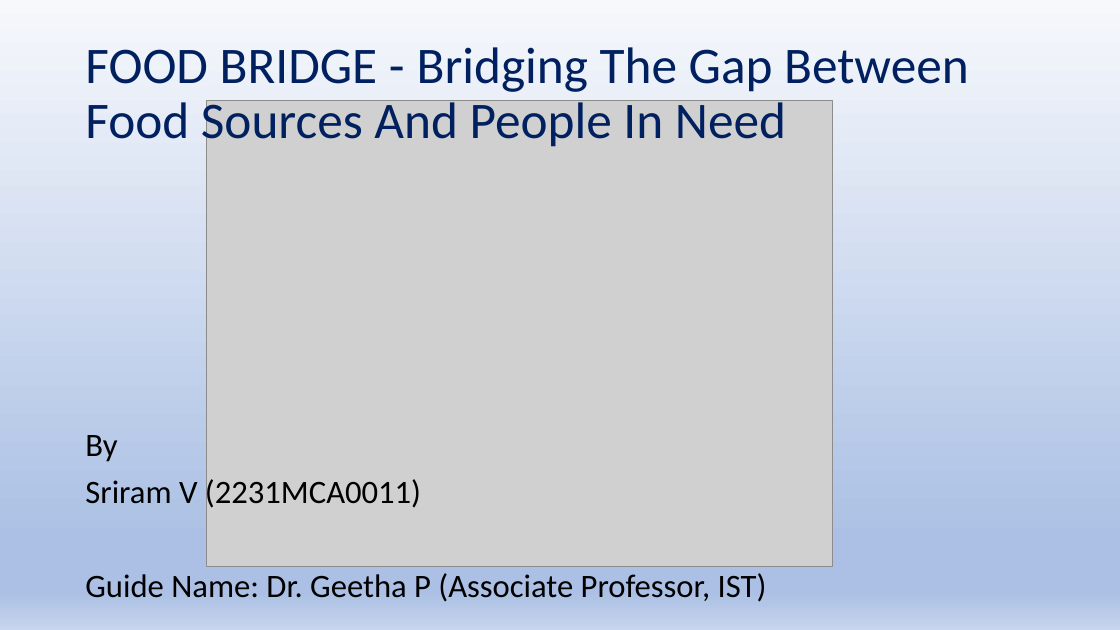
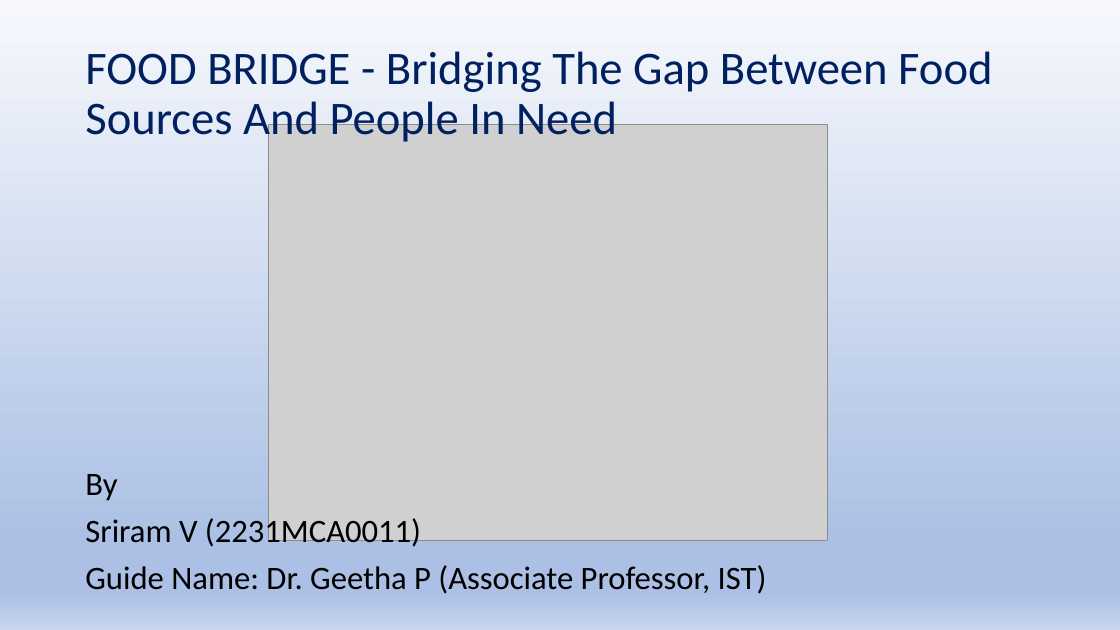
Before and after one commit to Sriram-V-99/MCA-Project-, a slide deck: slide 1 of FoodBridge.pptx (slide 2 before the commit). Drawn at 1120x630 pixels with LibreOffice and Linux fonts; fonts in the diff are those of the drawing; grey boxes stand for pictures. Boxes give left, top, right and bottom in pixels: in the first picture for what was removed or moved away, otherwise in the second. Text is boxed around its words. In the diff, an @@ line names an element or a change of style, - is before the commit and + after.

```diff
--- a/FoodBridge.pptx
+++ b/FoodBridge.pptx
@@ title "FOOD BRIDGE - Bridging The ..." at bbox=[85, 51, 992, 146]: size 44 to 40 pt @@
@@ picture: place and size @@
-picture at bbox=[207, 100, 833, 566]
+picture at bbox=[268, 124, 827, 541]
@@ text "By" rewrapped from bbox=[85, 435, 767, 602] to bbox=[85, 474, 767, 594] @@
```
Also in this commit, not shown: 4 other slides changed, 4 slides added, 8 slides removed, 2 other files.
